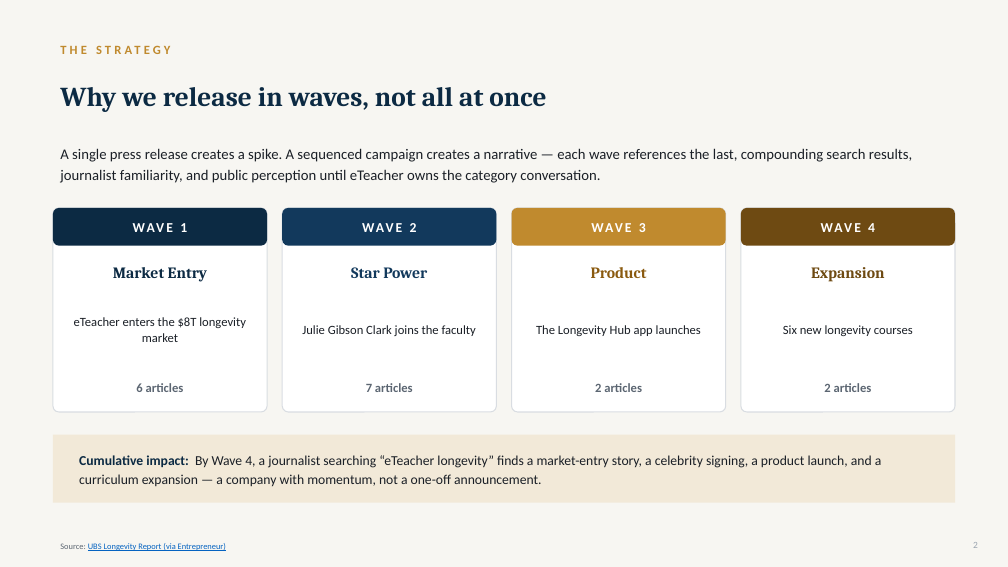
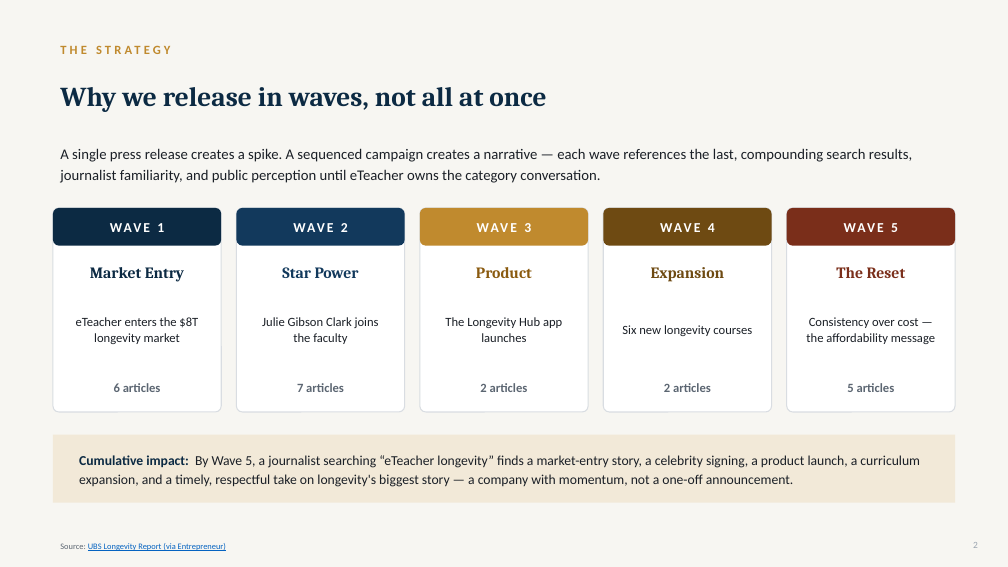
Before and after one commit to gitteromri-ux/eteacher-longevity-pr-campaign, a slide deck: slide 2 of eTeacher_Longevity_PR_Campaign.pptx. Drawn at 1008x567 pixels with LibreOffice and Linux fonts; fonts in the diff are those of the drawing. Boxes give left, top, right and bottom in pixels: in the first picture for what was removed or moved away, otherwise in the second. Text is boxed around its words. In the diff, an @@ line names an element or a change of style, - is before the commit and + after.

Commit message:
Add Wave 5: 5 Bryan Johnson newsjacking articles (respectful, LLA message in headers)

```diff
--- a/eTeacher_Longevity_PR_Campaign.pptx
+++ b/eTeacher_Longevity_PR_Campaign.pptx
@@ text "WAVE 1": place and size @@
-text "WAVE 1" at [180, 223, 187, 232]
+text "WAVE 1" at [157, 223, 164, 232]
@@ rounded rectangle: place and size @@
-rounded rectangle at [53, 208, 267, 412]
+rounded rectangle at [53, 208, 222, 412]
@@ rounded rectangle: place and size @@
-rounded rectangle at [53, 208, 267, 246]
+rounded rectangle at [53, 208, 222, 246]
@@ text "WAVE 2": place and size @@
-text "WAVE 2" at [410, 223, 417, 232]
+text "WAVE 2" at [341, 223, 348, 232]
@@ rounded rectangle: place and size @@
-rounded rectangle at [282, 208, 496, 412]
+rounded rectangle at [237, 208, 405, 412]
@@ rounded rectangle: place and size @@
-rounded rectangle at [282, 208, 496, 246]
+rounded rectangle at [237, 208, 405, 246]
@@ text "WAVE 3": place and size @@
-text "WAVE 3" at [639, 223, 646, 232]
+text "WAVE 3" at [524, 223, 531, 232]
@@ rounded rectangle: place and size @@
-rounded rectangle at [512, 208, 726, 246]
+rounded rectangle at [420, 208, 588, 246]
@@ rounded rectangle added at [420, 208, 588, 412], fill #FFFFFF, outline #D9DDE2 1 pt @@
@@ text "WAVE 4": place and size @@
-text "WAVE 4" at [868, 223, 875, 232]
+text "WAVE 4" at [708, 223, 715, 232]
@@ proportions changed in 4 elements at [53, 208, 222, 412], [787, 208, 956, 412], [237, 208, 405, 412], [603, 208, 772, 412] @@
@@ rounded rectangle: place and size @@
-rounded rectangle at [512, 208, 726, 412]
+rounded rectangle at [603, 208, 772, 412]
@@ rounded rectangle added at [603, 208, 772, 246], fill #6E4A12 @@
@@ rounded rectangle: place and size @@
-rounded rectangle at [741, 208, 955, 412]
+rounded rectangle at [787, 208, 956, 412]
@@ rounded rectangle: place and size @@
-rounded rectangle at [741, 208, 955, 246]
+rounded rectangle at [787, 208, 956, 246]
@@ rounded rectangle at [787, 208, 956, 246]: fill #6E4A12 to #7A2E1A @@
@@ text added at [891, 223, 898, 232], 13 pt, text #FFFFFF, bold @@
+WAVE 5
@@ text "Market Entry": place and size @@
-text "Market Entry" at [113, 267, 207, 282]
+text "Market Entry" at [90, 267, 184, 282]
@@ text "Star Power": place and size @@
-text "Star Power" at [351, 267, 427, 278]
+text "Star Power" at [282, 267, 359, 278]
@@ text "Product": place and size @@
-text "Product" at [591, 267, 647, 278]
+text "Product" at [476, 267, 532, 278]
@@ text "Expansion": place and size @@
-text "Expansion" at [811, 267, 885, 282]
+text "Expansion" at [651, 267, 725, 282]
@@ text added at [836, 267, 906, 278], 15 pt, text #7A2E1A, bold @@
+The Reset
@@ text "eTeacher enters the $8T longevity ..." rewrapped from [74, 317, 246, 342] to [76, 317, 198, 344] @@
@@ text "Julie Gibson Clark joins the ..." rewrapped from [302, 325, 476, 336] to [262, 317, 379, 344] @@
@@ text "The Longevity Hub app launches" rewrapped from [536, 325, 701, 336] to [445, 317, 562, 342] @@
@@ text "Six new longevity courses": place and size @@
-text "Six new longevity courses" at [783, 325, 913, 336]
+text "Six new longevity courses" at [622, 325, 752, 336]
@@ text added at [806, 317, 935, 344], 12 pt, text #1A1F26 @@
+Consistency over cost — the affordability message
@@ text "6 articles": place and size @@
-text "6 articles" at [136, 383, 184, 392]
+text "6 articles" at [114, 383, 161, 392]
@@ text "7 articles": place and size @@
-text "7 articles" at [366, 383, 413, 392]
+text "7 articles" at [297, 383, 344, 392]
@@ text "2 articles": place and size @@
-text "2 articles" at [824, 383, 872, 392]
+text "2 articles" at [480, 383, 528, 392]
@@ text "2 articles": place and size @@
-text "2 articles" at [595, 383, 642, 392]
+text "2 articles" at [664, 383, 711, 392]
@@ text added at [847, 383, 895, 392], 12 pt, text #5C6672, bold @@
+5 articles
@@ text at [79, 455, 920, 487]: text changed @@
-Cumulative impact: By Wave 4, a journalist searching “eTeacher longevity” finds a market-entry story, a celebrity signing, a product launch, and a curriculum expansion — a company with momentum, not a one-off announcement.
+Cumulative impact: By Wave 5, a journalist searching “eTeacher longevity” finds a market-entry story, a celebrity signing, a product launch, a curriculum expansion, and a timely, respectful take on longevity's biggest story — a company with momentum, not a one-off announcement.
```
Also in this commit, not shown: 1 other slide changed, 6 slides added, 1 other file.
